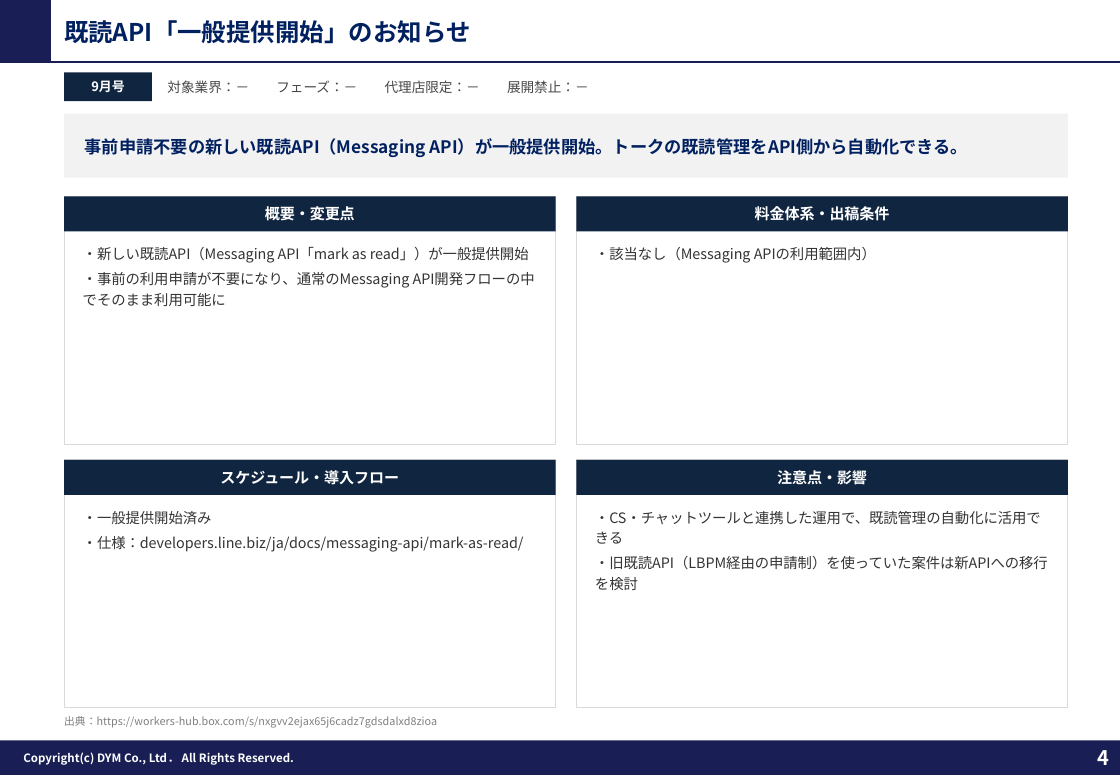
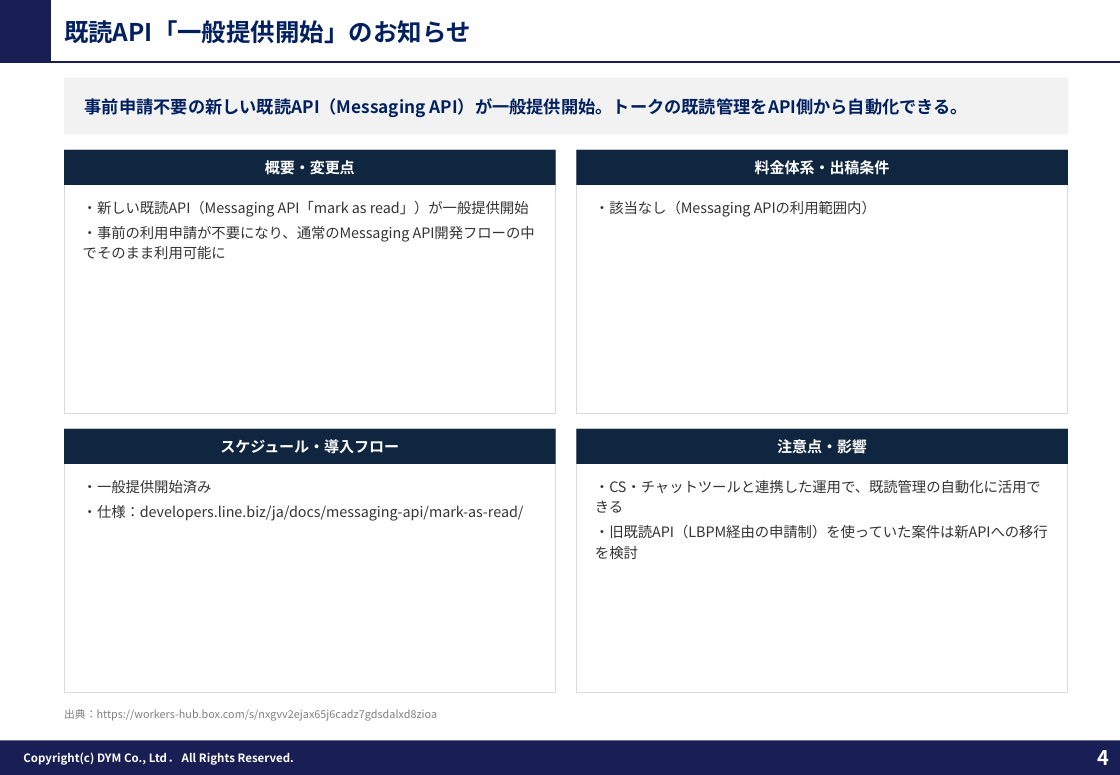
Before and after one commit to tonomura-r-dev/folder, a slide deck: slide 4 of LINEOA媒体最新情報_2026年9月トレンドレポート.pptx. Drawn at 1120x775 pixels with LibreOffice and Linux fonts; fonts in the diff are those of the drawing; background and template pictures are left out. Boxes give left, top, right and bottom in pixels: in the first picture for what was removed or moved away, otherwise in the second. Text is boxed around its words. In the diff, an @@ line names an element or a change of style, - is before the commit and + after.

```diff
--- a/LINEOA媒体最新情報_2026年9月トレンドレポート.pptx
+++ b/LINEOA媒体最新情報_2026年9月トレンドレポート.pptx
@@ rectangle: place and size @@
-rectangle at box(64, 114, 1068, 178)
+rectangle at box(64, 78, 1068, 134)
@@ rectangle removed at box(64, 72, 152, 101) @@
@@ text "事前申請不要の新しい既読API（Messaging API）が一般提供開始。トークの既読管理をAPI側から自動化できる。": place and size @@
-text "事前申請不要の新しい既読API（Messaging API）が一般提供開始。トークの既読管理をAPI側から自動化できる。" at box(85, 138, 968, 157)
+text "事前申請不要の新しい既読API（Messaging API）が一般提供開始。トークの既読管理をAPI側から自動化できる。" at box(85, 98, 968, 117)
@@ text removed at box(91, 80, 124, 92) @@
-9月号
@@ text removed at box(167, 80, 589, 93) @@
-対象業界：－ フェーズ：－ 代理店限定：－ 展開禁止：－
@@ rectangle: place and size @@
-rectangle at box(64, 196, 555, 445)
+rectangle at box(64, 150, 555, 414)
@@ 2 texts, 2 rectangles: place and size @@
-2 texts, 2 rectangles at box(64, 196, 1068, 232)
+2 texts, 2 rectangles at box(64, 150, 1068, 185)
@@ rectangle: place and size @@
-rectangle at box(577, 196, 1068, 445)
+rectangle at box(577, 150, 1068, 414)
@@ text "・新しい既読API（Messaging API「mark as read」）が一般提供開始": place and size @@
-text "・新しい既読API（Messaging API「mark as read」）が一般提供開始" at box(83, 247, 529, 288)
+text "・新しい既読API（Messaging API「mark as read」）が一般提供開始" at box(83, 201, 529, 242)
@@ text "・該当なし（Messaging APIの利用範囲内）": place and size @@
-text "・該当なし（Messaging APIの利用範囲内）" at box(595, 247, 876, 263)
+text "・該当なし（Messaging APIの利用範囲内）" at box(595, 201, 876, 217)
@@ rectangle: place and size @@
-rectangle at box(64, 460, 555, 708)
+rectangle at box(64, 429, 555, 693)
@@ 2 texts, 2 rectangles: place and size @@
-2 texts, 2 rectangles at box(64, 460, 1068, 495)
+2 texts, 2 rectangles at box(64, 429, 1068, 464)
@@ rectangle: place and size @@
-rectangle at box(577, 460, 1068, 708)
+rectangle at box(577, 429, 1068, 693)
@@ text "・一般提供開始済み": place and size @@
-text "・一般提供開始済み" at box(83, 536, 524, 552)
+text "・一般提供開始済み" at box(83, 505, 524, 521)
@@ text "・CS・チャットツールと連携した運用で、既読管理の自動化に活用できる": place and size @@
-text "・CS・チャットツールと連携した運用で、既読管理の自動化に活用できる" at box(595, 511, 1048, 570)
+text "・CS・チャットツールと連携した運用で、既読管理の自動化に活用できる" at box(595, 480, 1048, 539)
@@ text "出典：https://workers-hub.box.com/s/nxgvv2ejax65j6cadz7gdsdalxd ...": place and size @@
-text "出典：https://workers-hub.box.com/s/nxgvv2ejax65j6cadz7gdsdalxd ..." at box(64, 716, 437, 728)
+text "出典：https://workers-hub.box.com/s/nxgvv2ejax65j6cadz7gdsdalxd ..." at box(64, 709, 437, 721)
```
Also in this commit, not shown: 6 other slides changed, 1 other file.
